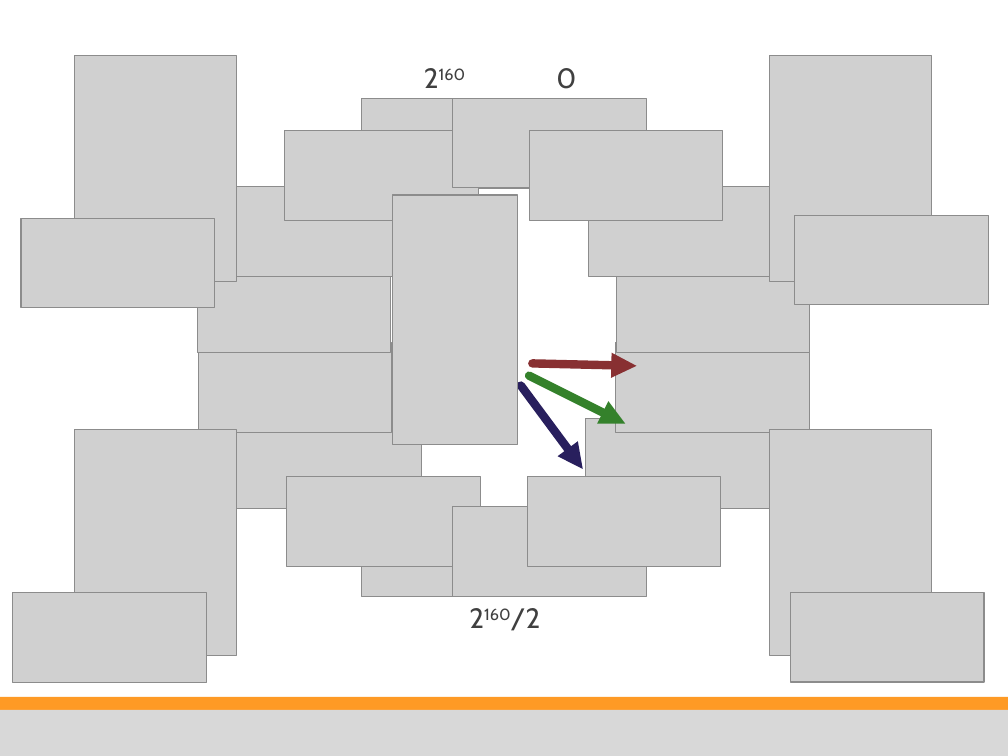
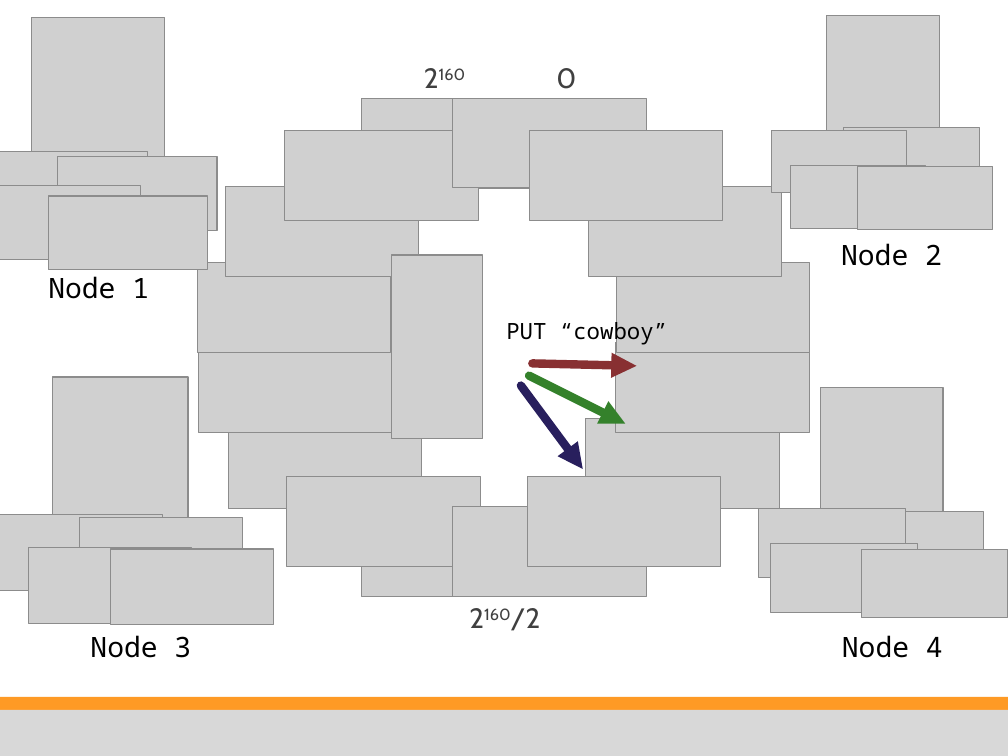
Before and after one commit to Cloudxtreme/training_material, a slide deck: slide 5 of unsorted/ps dev training/source ppt slides/Riak 202a - Conflicts and Resolution.pptx. Drawn at 1008x756 pixels with LibreOffice and Linux fonts; fonts in the diff are those of the drawing; grey boxes stand for pictures; background and template pictures are left out. Boxes give left, top, right and bottom in pixels: in the first picture for what was removed or moved away, otherwise in the second. Text is boxed around its words. In the diff, an @@ line names an element or a change of style, - is before the commit and + after.

```diff
--- a/unsorted/ps dev training/source ppt slides/Riak 202a - Conflicts and Resolution.pptx
+++ b/unsorted/ps dev training/source ppt slides/Riak 202a - Conflicts and Resolution.pptx
@@ picture: place and size @@
-picture at (75, 55, 236, 281)
+picture at (32, 17, 165, 203)
@@ picture: place and size @@
-picture at (770, 55, 931, 281)
+picture at (827, 15, 939, 173)
@@ picture added at (772, 130, 907, 193) @@
@@ picture added at (844, 127, 979, 190) @@
@@ picture added at (0, 151, 147, 225) @@
@@ picture added at (57, 157, 217, 231) @@
@@ picture added at (790, 165, 925, 228) @@
@@ picture: place and size @@
-picture at (795, 215, 989, 304)
+picture at (858, 166, 993, 229)
@@ picture added at (0, 185, 141, 259) @@
@@ picture: place and size @@
-picture at (21, 218, 215, 307)
+picture at (48, 197, 208, 270)
@@ picture: place and size @@
-picture at (392, 196, 517, 445)
+picture at (391, 255, 483, 438)
@@ text added at (841, 243, 942, 266), 20 pt, text #000000 @@
+Node 2
@@ text added at (48, 276, 149, 299), 20 pt, text #000000 @@
+Node 1
@@ text added at (506, 318, 667, 344), 16 pt, text #000000 @@
+PUT “cowboy”
@@ picture: place and size @@
-picture at (75, 429, 236, 655)
+picture at (52, 377, 188, 568)
@@ picture: place and size @@
-picture at (770, 429, 931, 655)
+picture at (821, 388, 943, 559)
@@ picture added at (759, 509, 906, 578) @@
@@ picture added at (0, 514, 163, 590) @@
@@ picture added at (80, 517, 243, 593) @@
@@ picture added at (837, 511, 984, 580) @@
@@ picture: place and size @@
-picture at (13, 593, 207, 682)
+picture at (29, 547, 193, 623)
@@ picture added at (111, 549, 274, 625) @@
@@ picture added at (771, 544, 918, 613) @@
@@ picture: place and size @@
-picture at (790, 593, 984, 682)
+picture at (861, 549, 1008, 618)
@@ text added at (90, 635, 191, 658), 20 pt, text #000000 @@
+Node 3
@@ text added at (842, 635, 943, 658), 20 pt, text #000000 @@
+Node 4
```
Also in this commit, not shown: 6 other files.
